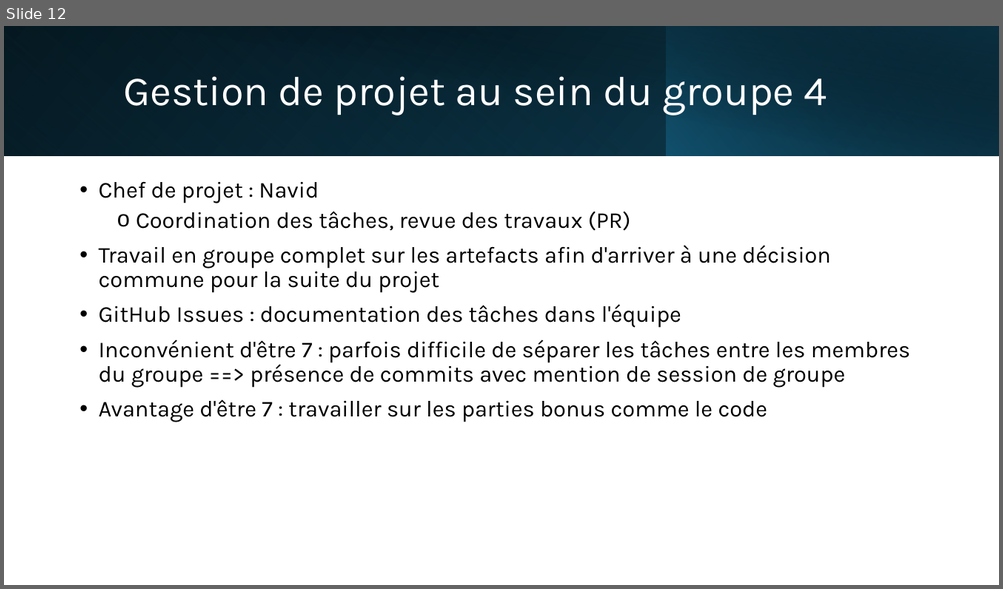
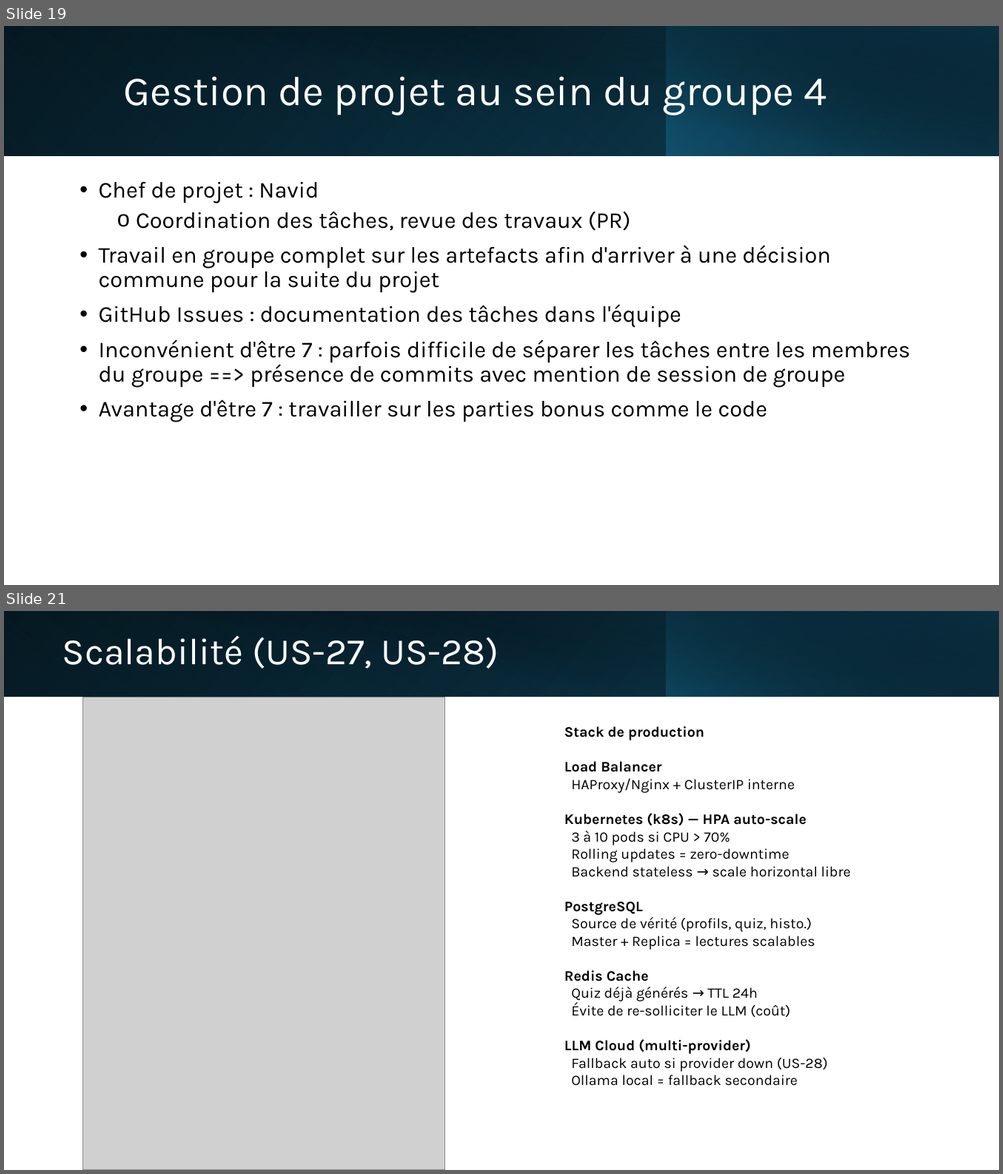
Before and after one commit to EQUIPE-4-APOCALIPSSI/IPSSI_APOCAL_KIT, a slide deck: docs/soutenance/Soutenance_EQUIPE-4_APOCALIPSSI.pptx. Shown one above the other, each under a label of ours: slide 12 before the commit, slides 19 and 21 after it; the slides between them are not shown. The pictures are 1003x589 and 1003x1174 pixels, drawn with LibreOffice and Linux fonts; fonts in the diff are those of the drawing; grey boxes stand for pictures. Boxes give left, top, right and bottom in pixels: in the first picture for what was removed or moved away, otherwise in the second. Text is boxed around its words. In the diff, an @@ line names an element or a change of style, - is before the commit and + after.

```diff
--- a/docs/soutenance/Soutenance_EQUIPE-4_APOCALIPSSI.pptx
+++ b/docs/soutenance/Soutenance_EQUIPE-4_APOCALIPSSI.pptx
@@ slide 21 added at box(4, 611, 999, 1170), background #FFFFFF @@
@@ rectangle added at box(4, 611, 999, 741), fill gradient #000000 to #104862 @@
@@ rectangle added at box(4, 611, 666, 741), fill gradient #156082 to #0B3041 @@
@@ rectangle added at box(41, 611, 999, 741), fill gradient #000000 to #0B3041 @@
@@ rectangle added at box(666, 611, 999, 741), fill gradient #156082 to #000000 @@
@@ title added at box(62, 635, 498, 669), 36 pt, text #FFFFFF @@
+Scalabilité (US-27, US-28)
@@ rectangle added at box(5, 698, 998, 741), fill #FFFFFF, outline #FFFFFF 1.5 pt @@
@@ picture added at box(83, 698, 445, 1170) @@
@@ text added at box(564, 726, 851, 1086), 14 pt, text #000000 @@
+Stack de production
+Load Balancer
+HAProxy/Nginx + ClusterIP interne
+Kubernetes (k8s) — HPA auto-scale
+3 à 10 pods si CPU > 70%
+Rolling updates = zero-downtime
+Backend stateless → scale horizontal libre
+PostgreSQL
+Source de vérité (profils, quiz, histo.)
+Master + Replica = lectures scalables
+Redis Cache
+Quiz déjà générés → TTL 24h
+Évite de re-solliciter le LLM (coût)
+LLM Cloud (multi-provider)
+Fallback auto si provider down (US-28)
+Ollama local = fallback secondaire
@@ what was slide 12 is now slide 19 @@
```
Also in this commit, not shown: 4 slides changed, 7 other slides added.
